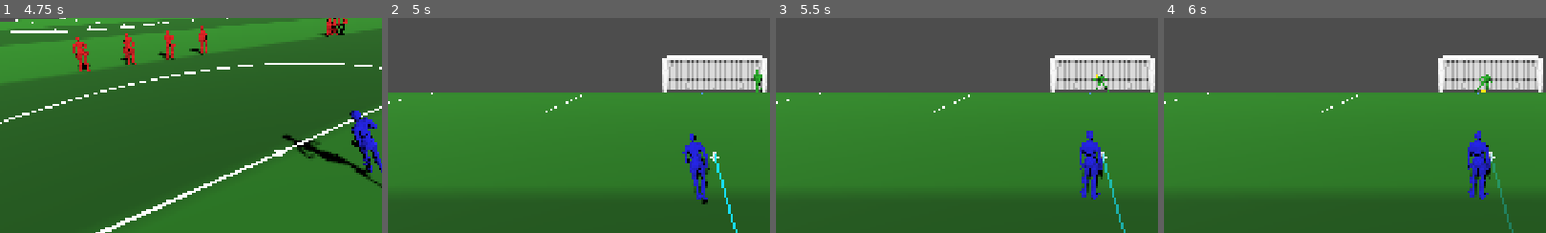
Above: before the commit, frames 1-4 (left to right).
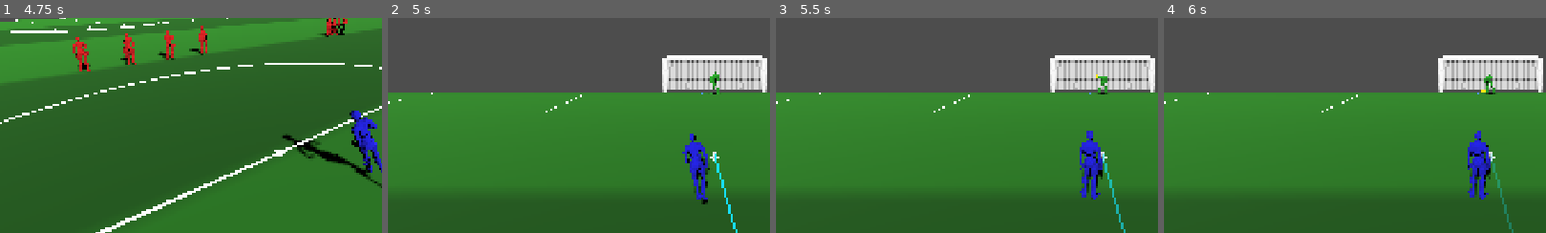
Above: after the commit, the same moments.

Repository: Churikov0112/open_football
Game: Godot game, scene res://scenes/main_menu.tscn
The game is run twice, just before and just after one commit, with the same random seed, the same clock (stepped at 60 frames per second) and the same inputs.
Inputs (mouse positions are % of the whole screen's width and height, from its top left):
- Up to frame 1 (4.75 s): click "Start Match" at 0.5 s; move the mouse to (72, 45) at 1.27 s; hold Right (move_right) 1.28-2 s; tap W (pass_through) at 1.35, 3.05, 4.55 s; click (72, 45) at 1.42 s; drag from (30, 55) to (45, 70) at 2.02 s; move the mouse to (60, 28) at 2.77 s; hold Right (move_right) 2.78-3.5 s; hold Q (combo_modifier) 2.78-3.5 s; drag from (45, 70) to (20, 35) at 3.52 s; move the mouse to (80, 65) at 4.27 s; hold Left (move_left) from 4.28 s (still down); tap A (pass_lob) at 4.35 s
- Up to frame 2 (5 s): keep holding Left (move_left); tap P (penalty_debug) at 4.9 s
- Up to frame 3 (5.5 s): release Left (move_left) at 5 s; drag from (20, 35) to (35, 25) at 5.02 s
- Up to frame 4 (6 s): move the mouse to (55, 50) at 5.77 s; hold Down (move_back) from 5.78 s (still down); tap W (pass_through) at 5.85 s; click (55, 50) at 5.92 s
The pictures show only the part of the screen within x 7-57%, y 36-86%; the shares and areas given below are measured in that part.

Frame 1 is identical in both runs. In frame 2, 0.3% of the frame differs, in the area x 84-98%, y 24-36%; in frame 3, 0.2%; in frame 4, 0.2%.

Commit message:
fix(penalty): clean start — ignore P during celebration, reset keeper
- P is ignored while a goal celebration's deferred _reset_ball() is pending
  (it teleports players/ball; starting a penalty then broke placement / made
  the kicker vanish off-camera).
- set_penalty_mode(true) now hard-resets the keeper from ANY state: exit
  dive/one-shot (recover), release a held ball, snap to line center, clear
  save flags — so P mid-dive/distribution/off-line no longer leaves it crooked.

Diff:
--- a/scripts/ai/keeper_ai.gd
+++ b/scripts/ai/keeper_ai.gd
@@ -238,14 +238,25 @@
 func set_penalty_mode(on: bool) -> void:
 	_penalty_mode = on
 	if on:
+		# Чистый сброс из ЛЮБОГО состояния (нырок/ловля/раздача/вне линии): иначе при старте
+		# пенальти из середины другого действия вратарь стоит криво / вне линии / держит мяч.
 		_pen_struck = false
 		_reacting = false
+		_pass_through = false
+		_current_action = KeeperLogic.SaveAction.NONE
 		_state = State.POSITION
+		if ball != null and is_instance_valid(ball) and ball.dribbler == self:
+			ball.release_dribble()
+		# На линию по центру створа (как в _setup_keeper).
+		var into := 1.0 if goal_line_z < 0.0 else -1.0
+		global_position = Vector3(0.0, _ground_y, goal_line_z + into * 0.5)
 		var m := _motor()
 		if m != null:
 			m.set_control_locked(false)
+			m.set_move_intent(Vector3.ZERO)
 		var vis := _visual()
 		if vis != null:
+			vis.recover()   # выйти из любого one-shot (нырок/idle_ball) в локомоцию-хаб
 			vis.set_locomotion_style(PlayerVisual.LOCO_STYLE_KEEPER)
 
 
--- a/scripts/match/match_manager.gd
+++ b/scripts/match/match_manager.gd
@@ -791,7 +791,9 @@
 	if _penalty_active:
 		_penalty.update(delta)
 		return
-	if Input.is_action_just_pressed(&"penalty_debug") and _keeper != null:
+	# Пенальти по P — только из чистого состояния: во время празднования гола ждёт отложенный
+	# _reset_ball() (телепорт игроков/мяча), запуск пенальти в это окно ломает расстановку.
+	if Input.is_action_just_pressed(&"penalty_debug") and _keeper != null and not _celebrating:
 		_penalty.start_single(controlled_player, _keeper.goal_line_z)
 		return
 	# Одно касание: если действие в очереди и игрок дотянулся — бьём вместо трапа/дриблинга.
